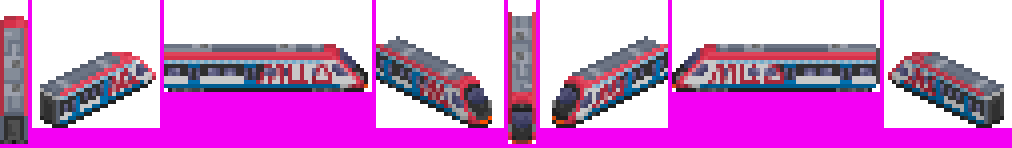
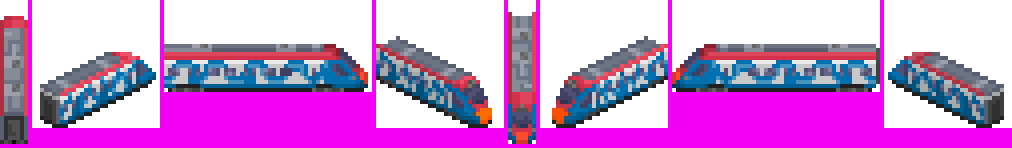
Two versions of the same layered image (1012x148). Layer-by-layer changes:
hid "МЦД" over [108, 64, 936, 108]
hid "2.0-3.0 mask&overlap of 1-3" over [12, 16, 972, 144]
hid "1.0-3.0 paint" over [12, 16, 984, 144]
showed "0.0_v2", painted on it over [12, 16, 984, 144]
painted on "base mockUp" over [516, 32, 660, 92]
